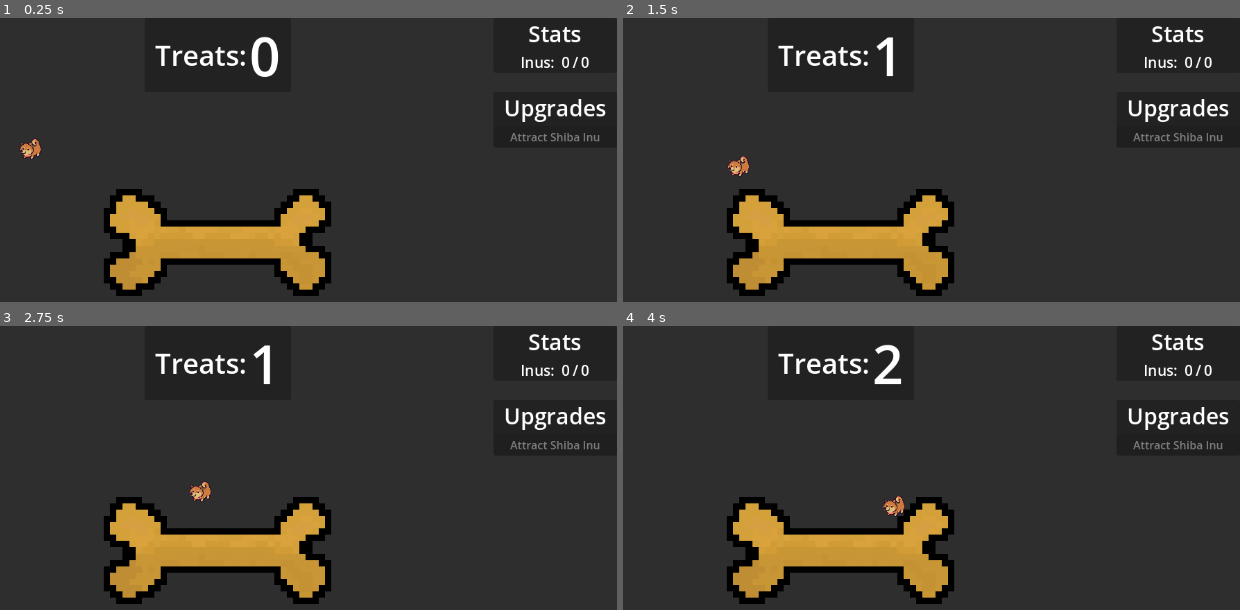
Above: before the commit, frames 1-4 (two rows, left to right).
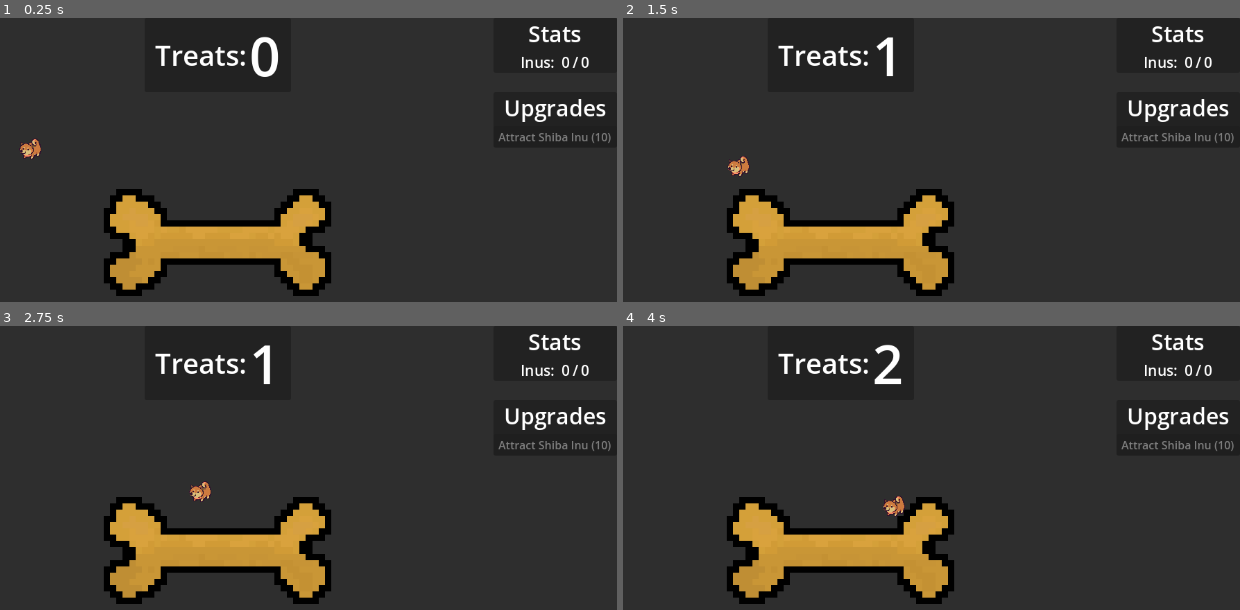
Above: after the commit, the same moments.

Repository: ejmejm/ShibaIdle
Game: Godot game, scene res://scenes/root.tscn
Two runs of this game, one before a commit and one after it. Both use one fixed random seed, a clock stepped at 60 frames per second and the inputs below.
Inputs (mouse positions are in pixels of both pictures, inside the frame that each line leads up to):
- Up to frame 1 (0.25 s): no input
- Up to frame 2 (1.5 s): press the mouse at (838, 242) at 0.53 s; move the mouse to (678, 265) at 1.27 s; release the mouse at (678, 265) at 1.28 s; click (678, 265) at 1.35 s
- Up to frame 3 (2.75 s): move the mouse to (296, 450) at 2.02 s; press the mouse at (296, 450) at 2.03 s
- Up to frame 4 (4 s): move the mouse to (outside the picture) at 2.77 s; release the mouse at (outside the picture) at 2.78 s; click (outside the picture) at 2.85 s; move the mouse to (outside the picture) at 3.52 s; press the mouse at (outside the picture) at 3.53 s

The runs differ from the first frame. In frame 1, 0.3% of the frame differs, in the area x 80-100%, y 40-45%; in frame 2, 0.3%; in frame 3, 0.3%; in frame 4, 0.3%.

Commit message:
Max inu limit added

Diff:
--- a/scenes/upgrade_button.gd
+++ /dev/null
@@ -1,38 +0,0 @@
-class_name UpgradeButton
-extends Button
-
-
-var _upgrade: BaseUpgrade
-
-
-func get_upgrade() -> BaseUpgrade:
-	return _upgrade
-
-
-func set_upgrade(upgrade: BaseUpgrade):
-	_upgrade = upgrade
-	self.text = upgrade.label
-	# TODO: Show descript text on hover for 2+ seconds
-	self.disabled = not _upgrade.is_purchasable()
-
-
-func _on_pressed():
-	if _upgrade.is_purchasable():
-		_upgrade.purchase()
-
-
-
-#@onready var upgrade_node: Node = $UpgradeScriptHolder
-#var _upgrade: BaseUpgrade
-#
-#
-#func get_upgrade() -> BaseUpgrade:
-	#return _upgrade
-#
-#
-#func set_upgrade(upgrade: BaseUpgrade):
-	#upgrade_node.set_script(upgrade)
-	#_upgrade = upgrade_node.get_script()
-	#self.text = upgrade.label
-	## TODO: Show descript text on hover for 2+ seconds
-	#self.disabled = not upgrade_node.is_purchasable()
--- a/scenes/upgrade_button.tscn
+++ b/scenes/upgrade_button.tscn
@@ -1,6 +1,6 @@
 [gd_scene load_steps=2 format=3 uid="uid://xfcue4vpf2u7"]
 
-[ext_resource type="Script" path="res://scenes/upgrade_button.gd" id="1_fhjaj"]
+[ext_resource type="Script" path="res://upgrade_button.gd" id="1_fhjaj"]
 
 [node name="UpgradeButton" type="Button"]
 offset_right = 8.0
--- a/scripts/player_stats.gd
+++ b/scripts/player_stats.gd
@@ -18,11 +18,13 @@
 	get:
 		return n_treats
 
-@export var max_inu_count: int = 5
+@export var max_inu_capacity: int = 5
 
 @export_category("UI Components")
 @export var treats_score_label: Label
 #@export var treats_label: Label
+
+var n_current_inus: int = 0
 
 
 # TODO: make it so that this will compactly represent large numbers, i.e. 1200000 -> 1.2M
--- /dev/null
+++ b/upgrade_button.gd
@@ -0,0 +1,21 @@
+class_name UpgradeButton
+extends Button
+
+
+var _upgrade: BaseUpgrade
+
+
+func get_upgrade() -> BaseUpgrade:
+	return _upgrade
+
+
+func set_upgrade(upgrade: BaseUpgrade):
+	_upgrade = upgrade
+	self.text = "%s (%d)" % [upgrade.label, upgrade.cost]
+	# TODO: Show descript text on hover for 2+ seconds
+	self.disabled = not _upgrade.is_purchasable()
+
+
+func _on_pressed():
+	if _upgrade.is_purchasable():
+		_upgrade.purchase()
--- a/upgrades/buy_shiba.gd
+++ b/upgrades/buy_shiba.gd
@@ -18,3 +18,12 @@
 
 func _on_purchase_logic():
 	spawner.spawn_inu("shiba_inu")
+	player_stats.n_current_inus += 1
+
+
+func _should_display_logic() -> bool:
+	return player_stats.n_current_inus < player_stats.max_inu_capacity
+
+
+func _is_purchasable_logic() -> bool:
+	return player_stats.n_current_inus < player_stats.max_inu_capacity
